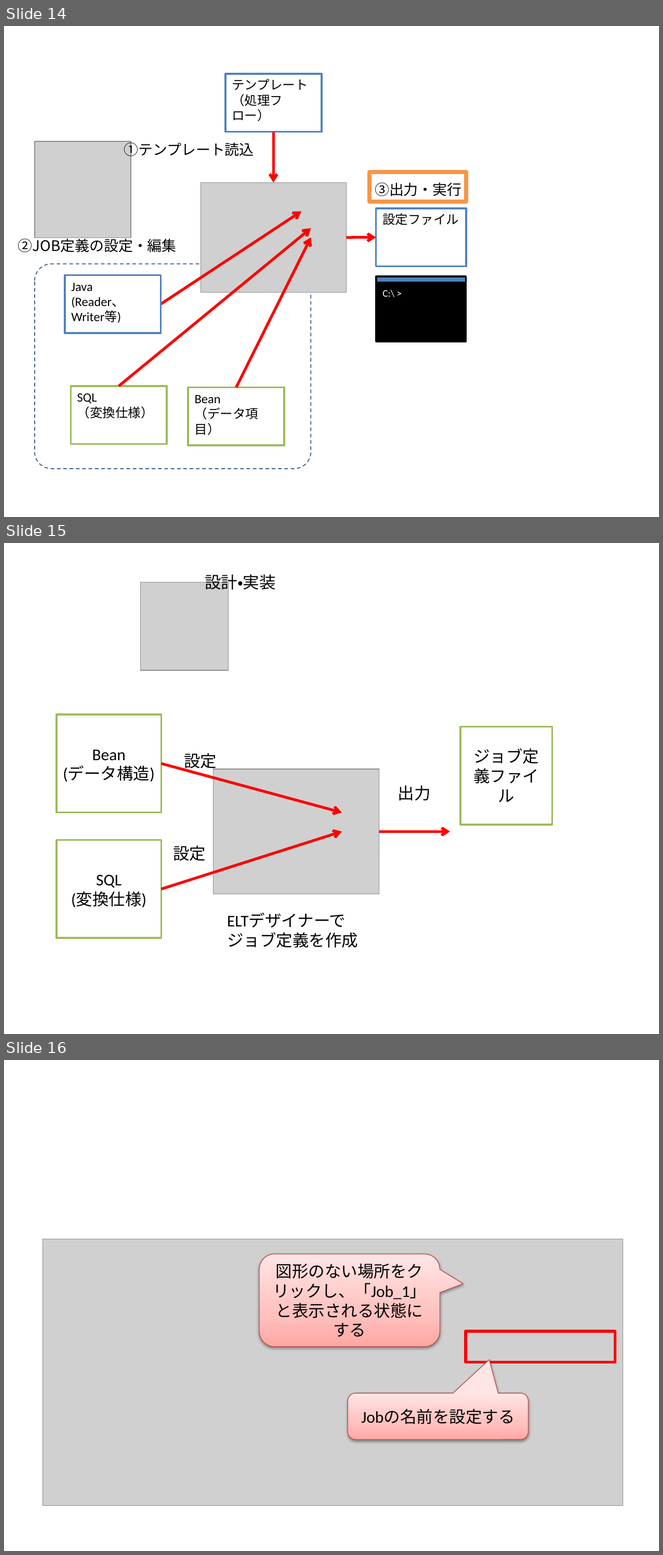
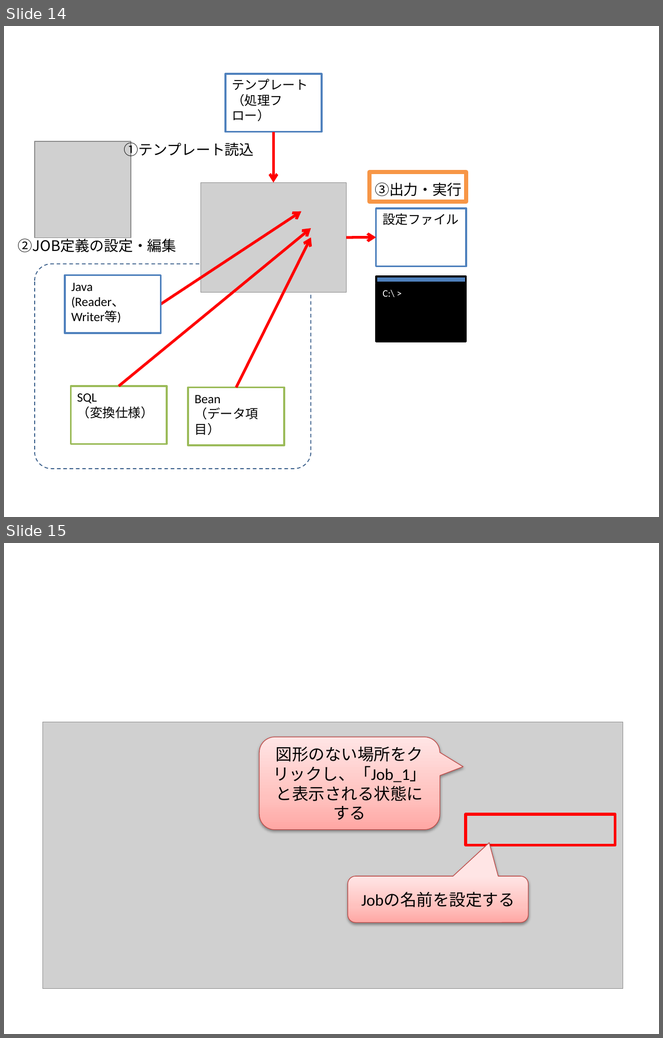
Before and after one commit to nablarch/nablarch-etl-designer, a slide deck: doc/image/etl-designer-images.pptx. Shown one above the other, each under a label of ours: slides 14, 15 and 16 before the commit, slides 14 and 15 after it. The pictures are 663x1555 and 663x1038 pixels, drawn with LibreOffice and Linux fonts; fonts in the diff are those of the drawing; grey boxes stand for pictures. Boxes give left, top, right and bottom in pixels: in the first picture for what was removed or moved away, otherwise in the second. Text is boxed around its words. In the diff, an @@ line names an element or a change of style, - is before the commit and + after.

```diff
--- a/doc/image/etl-designer-images.pptx
+++ b/doc/image/etl-designer-images.pptx
@@ slide 15 removed at (4,543,659,1034), background #FFFFFF @@
@@ picture removed at (141,583,229,671) @@
@@ text removed at (205,574,276,593) @@
-設計・実装
@@ rectangle removed at (57,715,161,813) @@
-Bean
-(データ構造)
@@ rectangle removed at (461,727,553,825) @@
-ジョブ定義ファイル
@@ text removed at (184,753,217,772) @@
-設定
@@ arrow removed from (161, 764) to (342, 813) @@
@@ picture removed at (213,769,379,894) @@
@@ text removed at (398,785,431,801) @@
-出力
@@ arrow removed from (161, 890) to (342, 832) @@
@@ arrow removed from (379, 832) to (450, 832) @@
@@ rectangle removed at (57,840,161,939) @@
-SQL
-(変換仕様)
@@ text removed at (173,846,206,861) @@
-設定
@@ text removed at (227,913,358,948) @@
-ELTデザイナーで
-ジョブ定義を作成
@@ what was slide 16 is now slide 15 @@
```
Also in this commit, not shown: 2 other files.
